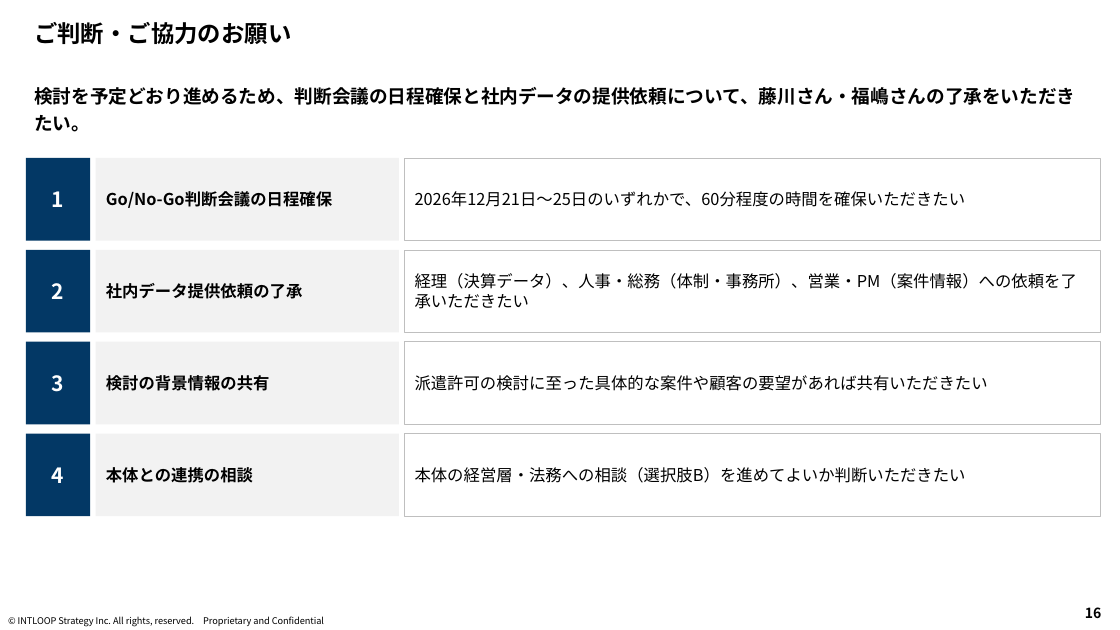
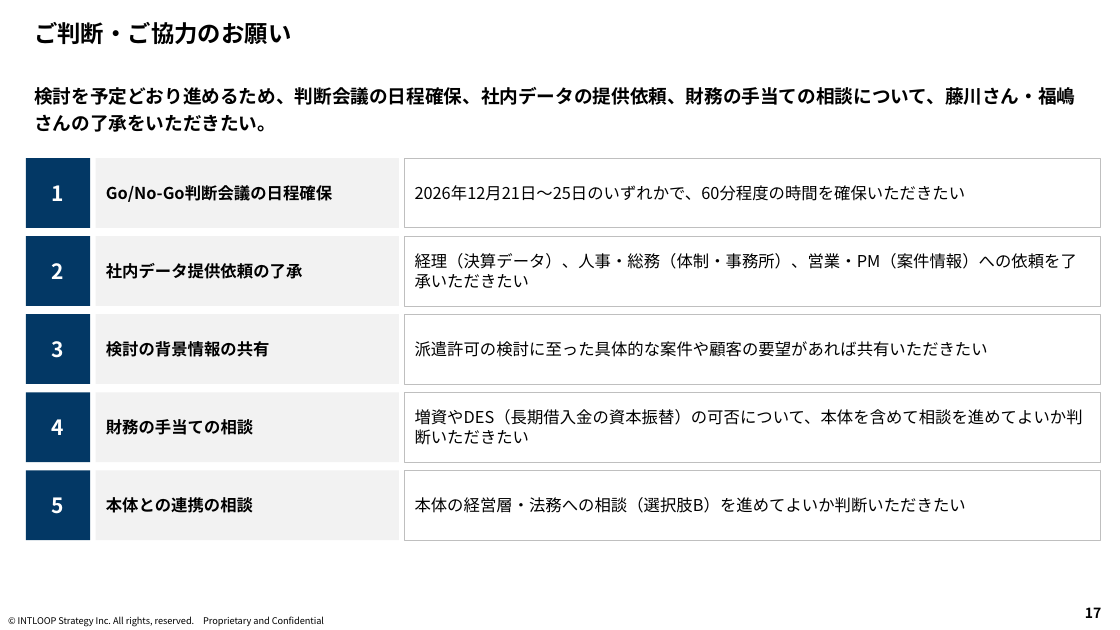
Before and after one commit to mkomko2011/For-AI, a slide deck: slide 17 of INTS_派遣業許可検討/INTS_派遣業許可検討_報告資料.pptx (slide 16 before the commit). Drawn at 1120x630 pixels with LibreOffice and Linux fonts; fonts in the diff are those of the drawing; background and template pictures are left out. Boxes give left, top, right and bottom in pixels: in the first picture for what was removed or moved away, otherwise in the second. Text is boxed around its words. In the diff, an @@ line names an element or a change of style, - is before the commit and + after.

```diff
--- a/INTS_派遣業許可検討/INTS_派遣業許可検討_報告資料.pptx
+++ b/INTS_派遣業許可検討/INTS_派遣業許可検討_報告資料.pptx
@@ text at [34,87,1075,132]: text changed @@
-検討を予定どおり進めるため、判断会議の日程確保と社内データの提供依頼について、藤川さん・福嶋さんの了承をいただきたい。
+検討を予定どおり進めるため、判断会議の日程確保、社内データの提供依頼、財務の手当ての相談について、藤川さん・福嶋さんの了承をいただきたい。
@@ rectangle "1": place and size @@
-rectangle "1" at [26,158,91,240]
+rectangle "1" at [26,158,91,228]
@@ rectangle "Go/No-Go判断会議の日程確保": place and size @@
-rectangle "Go/No-Go判断会議の日程確保" at [96,158,399,240]
+rectangle "Go/No-Go判断会議の日程確保" at [96,158,399,228]
@@ rectangle "2026年12月21日～25日のいずれかで、60分程度の時間を確保いただきたい": place and size @@
-rectangle "2026年12月21日～25日のいずれかで、60分程度の時間を確保いただきたい" at [404,158,1100,240]
+rectangle "2026年12月21日～25日のいずれかで、60分程度の時間を確保いただきたい" at [404,158,1100,228]
@@ rectangle "2": place and size @@
-rectangle "2" at [26,250,91,332]
+rectangle "2" at [26,236,91,306]
@@ rectangle "社内データ提供依頼の了承": place and size @@
-rectangle "社内データ提供依頼の了承" at [96,250,399,332]
+rectangle "社内データ提供依頼の了承" at [96,236,399,306]
@@ rectangle "経理（決算データ）、人事・総務（体制・事務所）、営業・PM（案件情報）への依頼を了承いただきたい": place and size @@
-rectangle "経理（決算データ）、人事・総務（体制・事務所）、営業・PM（案件情報）への依頼を了承いただきたい" at [404,250,1100,332]
+rectangle "経理（決算データ）、人事・総務（体制・事務所）、営業・PM（案件情報）への依頼を了承いただきたい" at [404,236,1100,306]
@@ rectangle "3": place and size @@
-rectangle "3" at [26,342,91,424]
+rectangle "3" at [26,314,91,384]
@@ rectangle "検討の背景情報の共有": place and size @@
-rectangle "検討の背景情報の共有" at [96,342,399,424]
+rectangle "検討の背景情報の共有" at [96,314,399,384]
@@ rectangle "派遣許可の検討に至った具体的な案件や顧客の要望があれば共有いただきたい": place and size @@
-rectangle "派遣許可の検討に至った具体的な案件や顧客の要望があれば共有いただきたい" at [404,342,1100,424]
+rectangle "派遣許可の検討に至った具体的な案件や顧客の要望があれば共有いただきたい" at [404,314,1100,384]
@@ rectangle "4": place and size @@
-rectangle "4" at [26,434,91,516]
+rectangle "4" at [26,392,91,462]
@@ rectangle added at [96,392,399,462], fill #F2F2F2, 14 pt, text #000000, bold @@
+財務の手当ての相談
@@ rectangle added at [404,392,1100,462], outline #BFBFBF 0.5 pt, 14 pt, text #000000 @@
+増資やDES（長期借入金の資本振替）の可否について、本体を含めて相談を進めてよいか判断いただきたい
@@ rectangle added at [26,471,91,540], fill #033865, 18 pt, text #FFFFFF, bold @@
+5
@@ rectangle "本体との連携の相談": place and size @@
-rectangle "本体との連携の相談" at [96,434,399,516]
+rectangle "本体との連携の相談" at [96,471,399,540]
@@ rectangle "本体の経営層・法務への相談（選択肢B）を進めてよいか判断いただきたい": place and size @@
-rectangle "本体の経営層・法務への相談（選択肢B）を進めてよいか判断いただきたい" at [404,434,1100,516]
+rectangle "本体の経営層・法務への相談（選択肢B）を進めてよいか判断いただきたい" at [404,471,1100,540]
@@ page number at [1085,607,1101,618]: text changed @@
-16
+17
```
Also in this commit, not shown: 13 other slides changed, 1 slide added, 1 other file.
